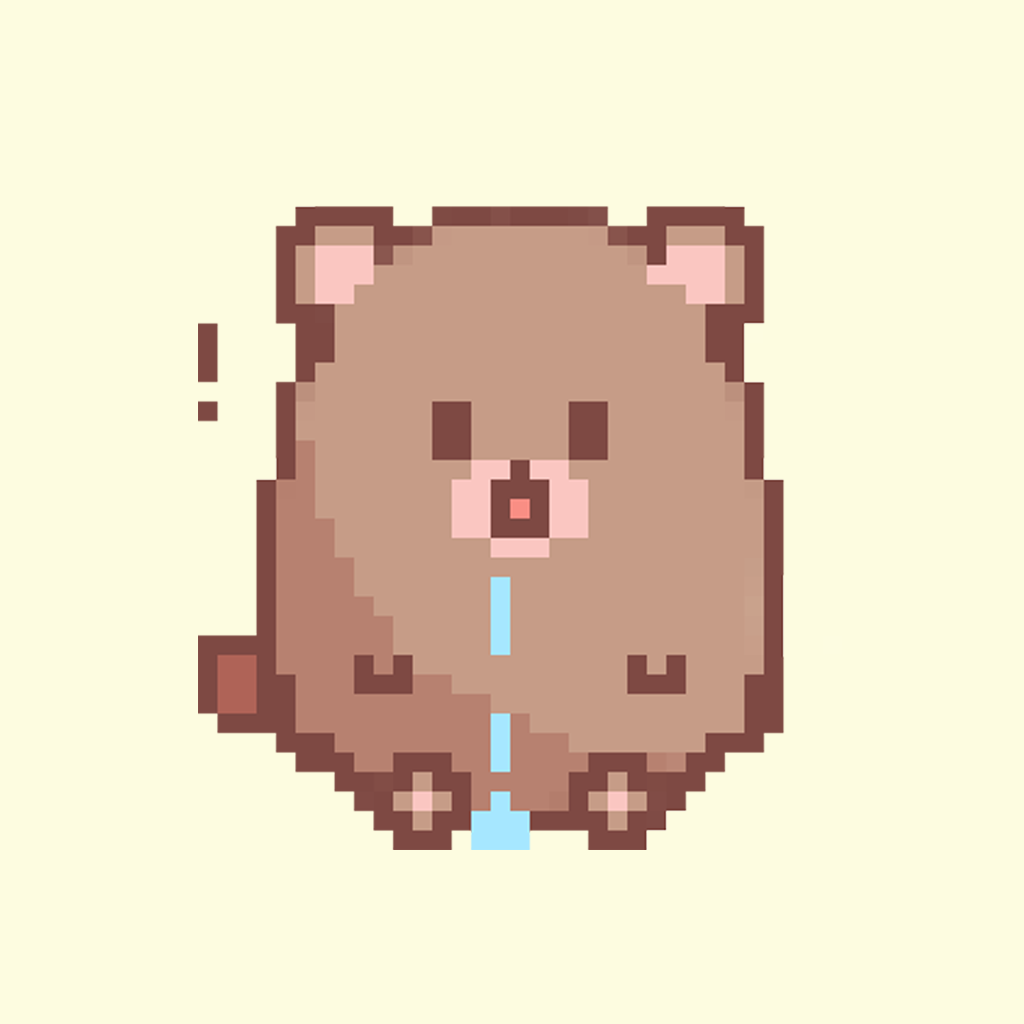
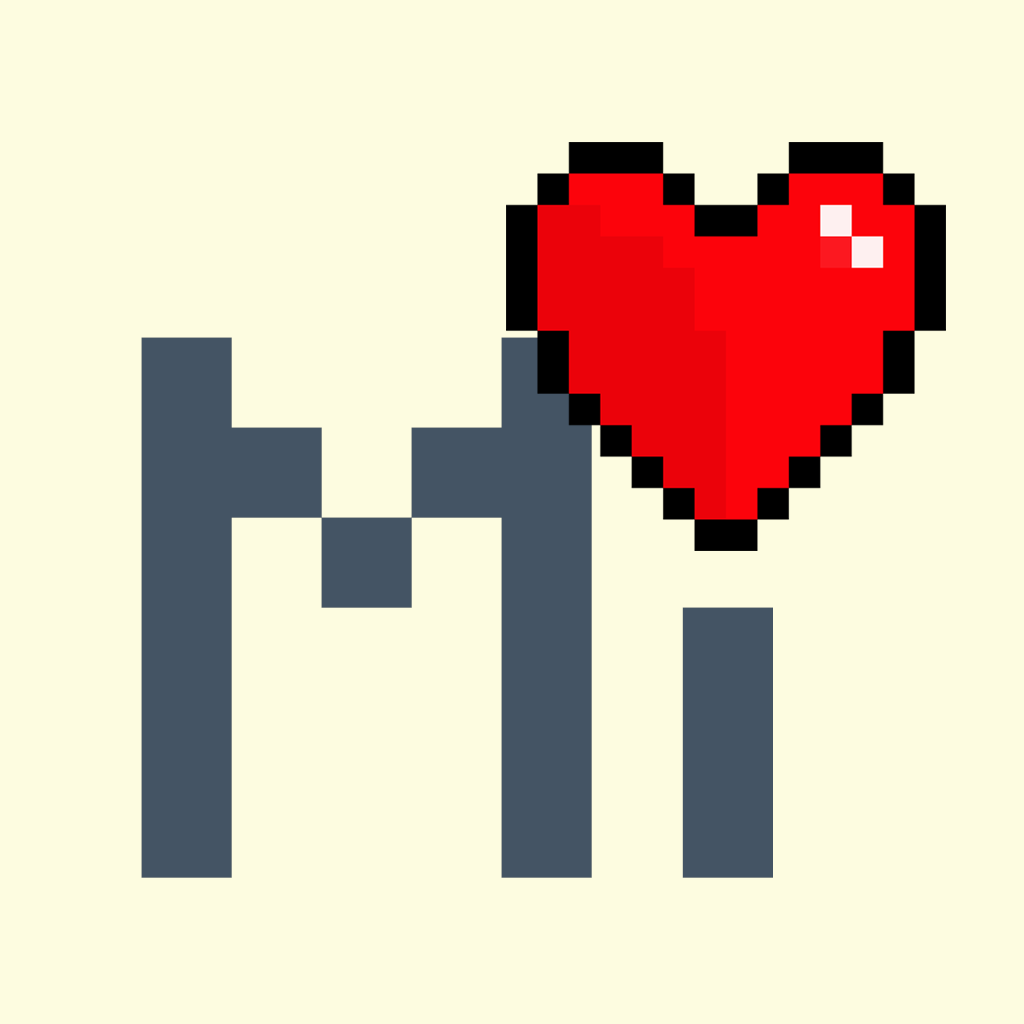
Layers edited between the first and the second 1024 x 1024 image:
removed layer "Layer 1" over [198, 187, 842, 850]
added layer "Layer 3" above "Mi" over [506, 142, 946, 551]
added layer "Mi" above "Layer 2" over [141, 337, 773, 878]
